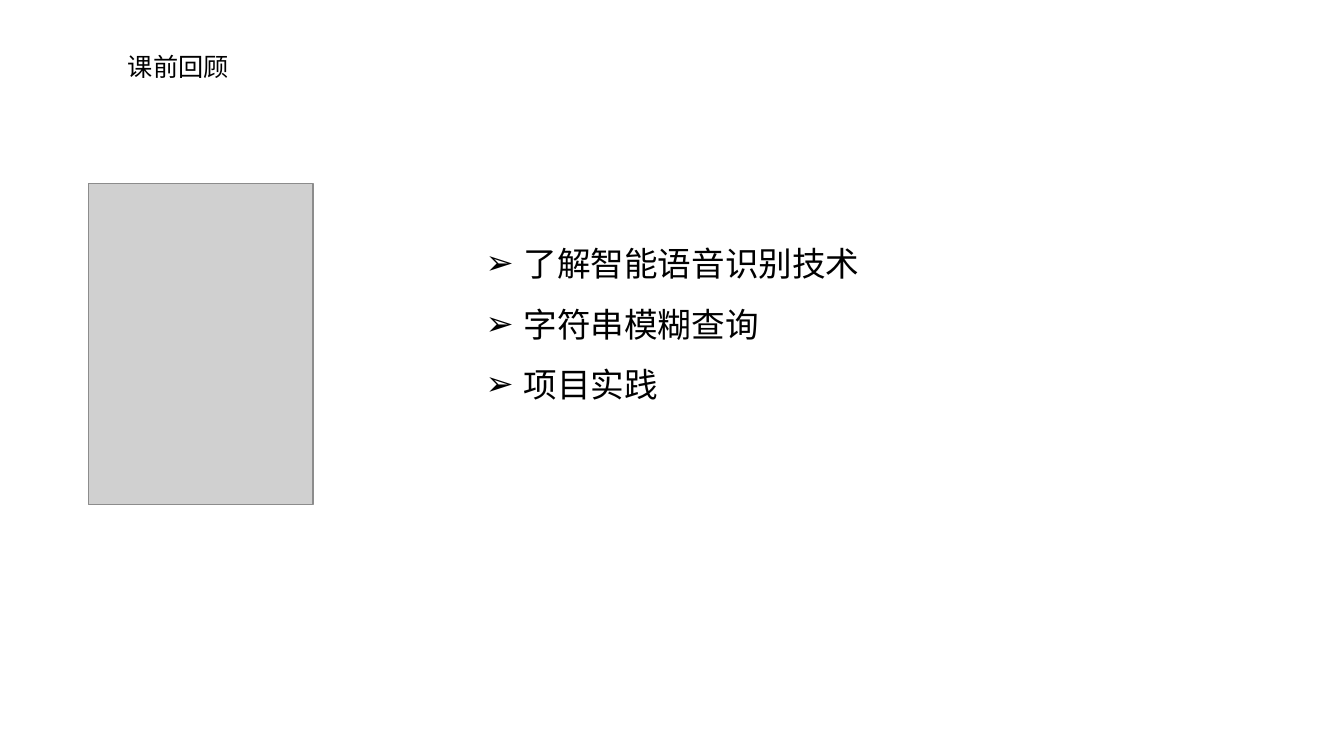
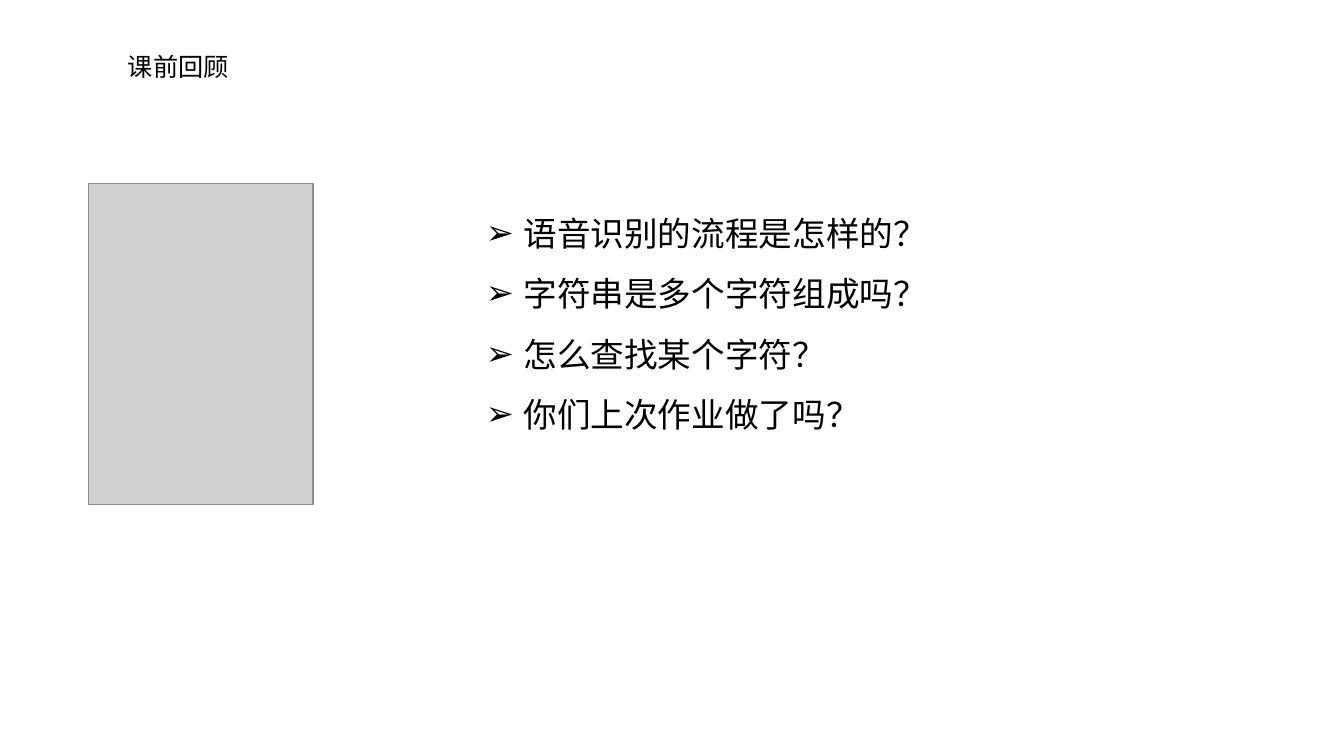
Before and after one commit to hwdeveloper/python-tutorial, a slide deck: slide 3 of 第6节课/01ppt/P1-6第六节.pptx. Drawn at 1344x756 pixels with LibreOffice and Linux fonts; fonts in the diff are those of the drawing; grey boxes stand for pictures; background and template pictures are left out. Boxes give left, top, right and bottom in pixels: in the first picture for what was removed or moved away, otherwise in the second. Text is boxed around its words. In the diff, an @@ line names an element or a change of style, - is before the commit and + after.

```diff
--- a/第6节课/01ppt/P1-6第六节.pptx
+++ b/第6节课/01ppt/P1-6第六节.pptx
@@ text at [524, 217, 927, 430]: text changed @@
-➢ 了解智能语音识别技术
-➢ 字符串模糊查询
-➢ 项目实践
+➢ 语音识别的流程是怎样的？
+➢ 字符串是多个字符组成吗？
+➢ 怎么查找某个字符？
+➢ 你们上次作业做了吗？
```
Also in this commit, not shown: 6 other slides changed, 43 other files.
